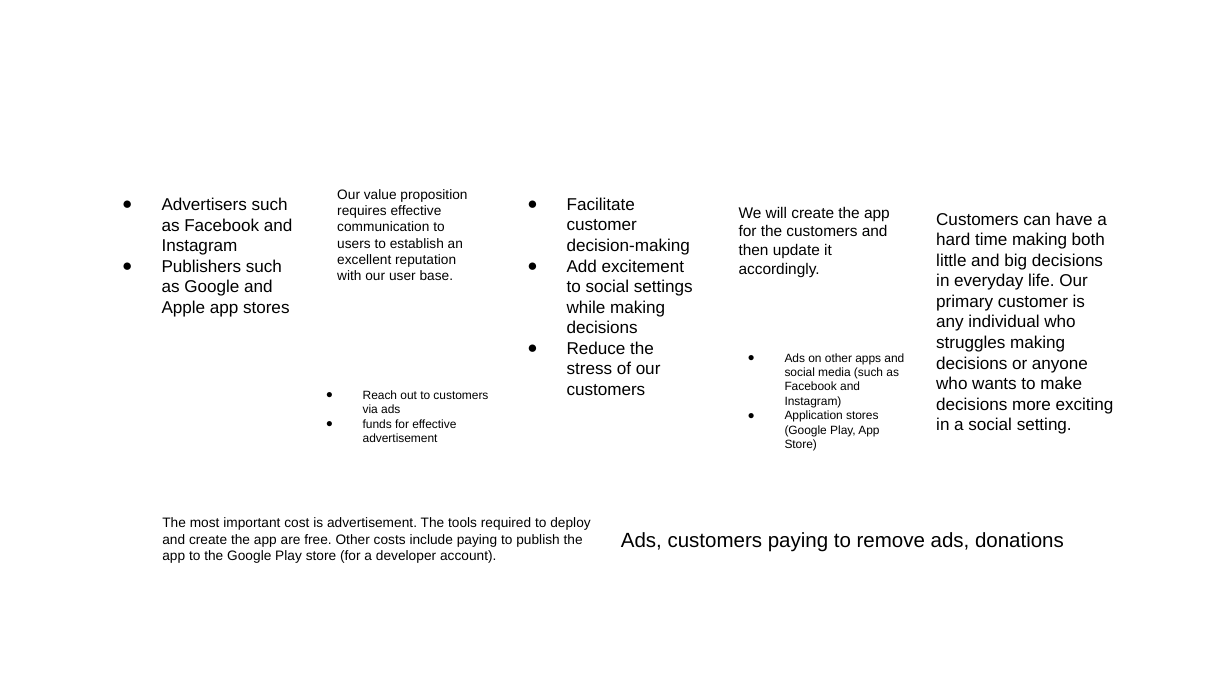
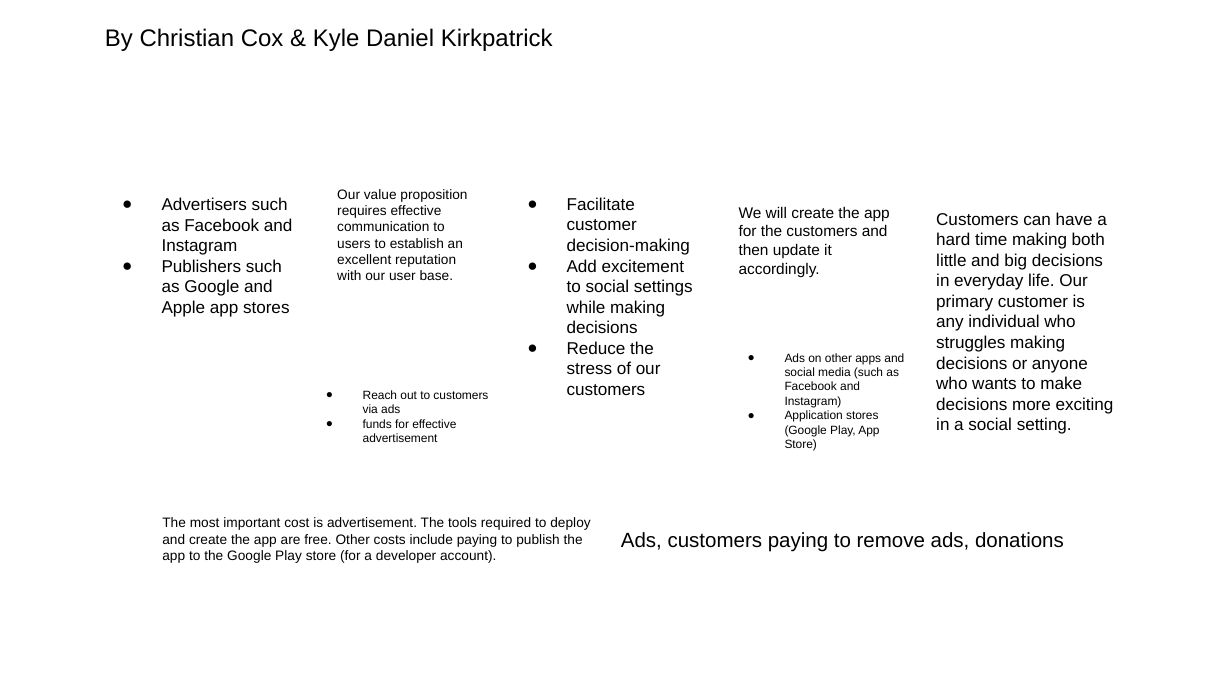
Before and after one commit to dkirkpatrick-creator/Cox-Kirkpatrick_CSC3380ProjectProposal, a slide deck: slide 1 of EasyChoice_BusinessModel.pptx. Drawn at 1232x693 pixels with LibreOffice and Linux fonts; fonts in the diff are those of the drawing; background and template pictures are left out. Boxes give left, top, right and bottom in pixels: in the first picture for what was removed or moved away, otherwise in the second. Text is boxed around its words. In the diff, an @@ line names an element or a change of style, - is before the commit and + after.

```diff
--- a/EasyChoice_BusinessModel.pptx
+++ b/EasyChoice_BusinessModel.pptx
@@ text added at (105,28,553,51), 14 pt, text #000000 @@
+By Christian Cox & Kyle Daniel Kirkpatrick
```
